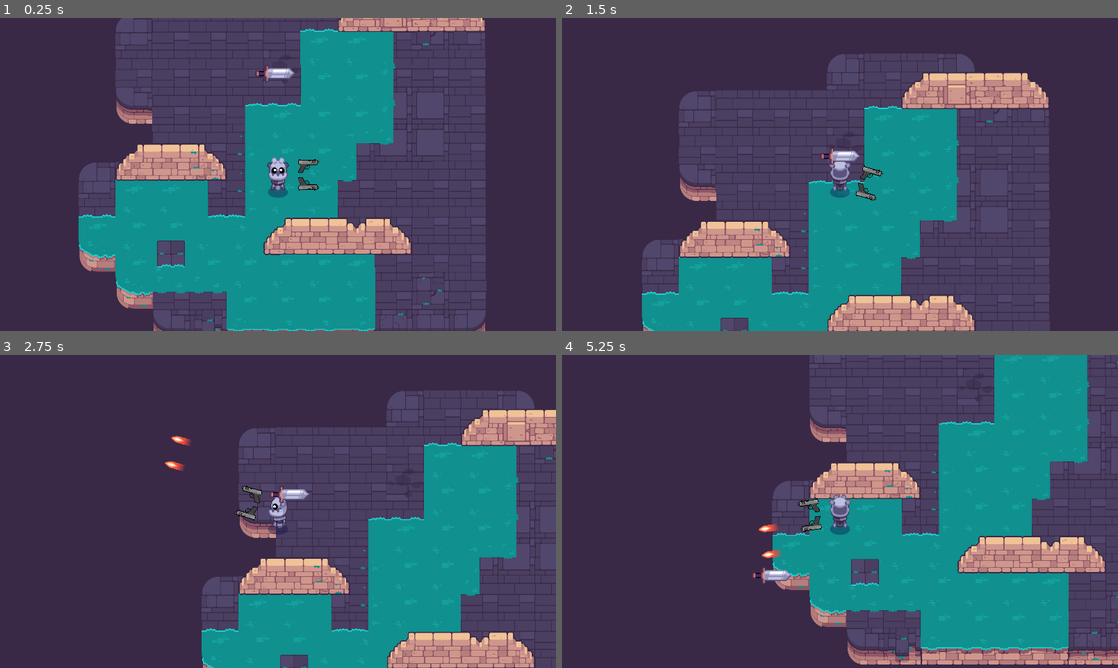
Above: before the commit, frames 1-4 (two rows, left to right).
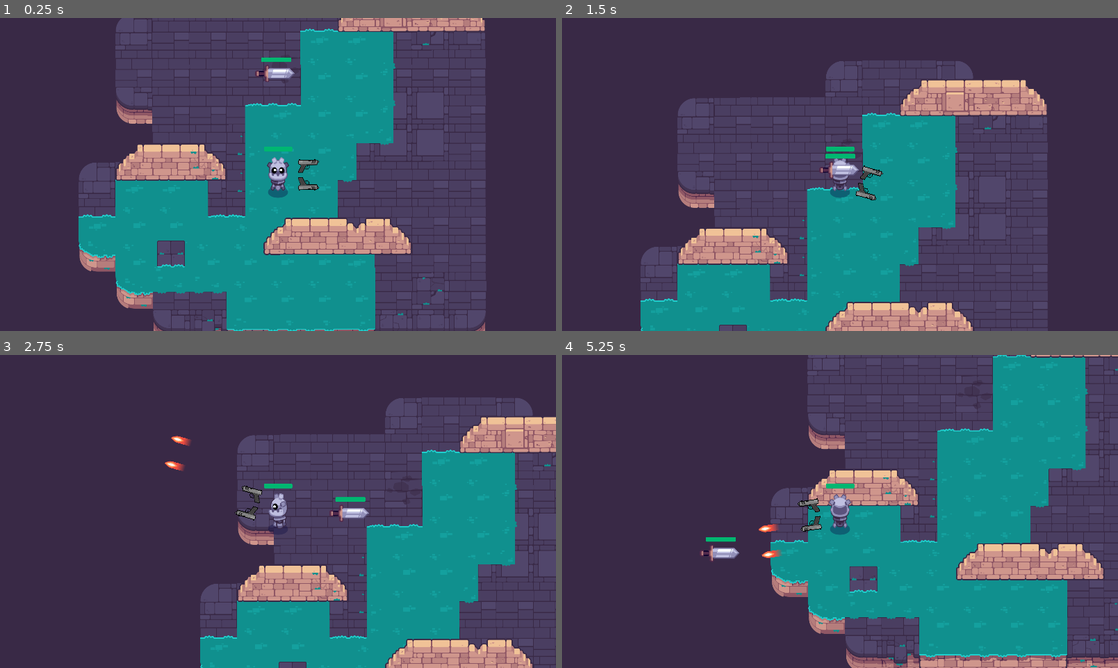
Above: after the commit, the same moments.

Repository: Tonykuang1028/Path-of-sorcerers-game
Game: Godot game, scene res://levels/test_room.tscn
Two runs of this game, one before a commit and one after it. Both use one fixed random seed, a clock stepped at 60 frames per second and the inputs below. The project has no main scene, so this scene is started directly.
Inputs (mouse positions are in pixels of both pictures, inside the frame that each line leads up to):
- Up to frame 1 (0.25 s): no input
- Up to frame 2 (1.5 s): tap Enter at 0.5 s; move the mouse to (812, 237) at 0.52 s; hold W (move_up) from 0.53 s (still down); click (812, 237) at 0.6 s; tap Space at 0.77 s; move the mouse to (1006, 221) at 1.27 s; tap Z at 1.35 s
- Up to frame 3 (2.75 s): tap Space at 1.52 s; move the mouse to (111, 464) at 2.02 s; release W (move_up) at 2.03 s; hold A (move_left) from 2.03 s (still down); click (111, 464) at 2.1 s
- Up to frame 4 (5.25 s): move the mouse to (867, 511) at 2.77 s; tap Z at 2.85, 4.35 s; click (867, 511) at 2.92 s; tap Space at 3.02, 3.77, 4.52 s; move the mouse to (756, 433) at 3.52 s; release A (move_left) at 3.53 s; hold S (move_down) 3.53-4.28 s; click (756, 433) at 3.6 s; move the mouse to (962, 495) at 4.27 s; hold D (move_right) 4.28-5.03 s; move the mouse to (728, 527) at 5.02 s; hold W (move_up) from 5.03 s (still down); click (728, 527) at 5.1 s

The runs differ from the first frame. In frame 1, 0.2% of the frame differs, in the area x 47-53%, y 12-43%; in frame 2, 14%; in frame 3, 12%; in frame 4, 14%, in the area x 24-100%, y 0-100%.

Commit message:
mob health and bullet damage

Diff:
--- a/M10.twin_stick_workbook/bullet.gd
+++ b/M10.twin_stick_workbook/bullet.gd
@@ -1,6 +1,8 @@
 extends Area2D
 
 var travelled_distance = 0
+
+var damage = 10
 
 func _physics_process(delta):
 	const SPEED = 1000
@@ -11,3 +13,17 @@
 	travelled_distance += SPEED * delta
 	if travelled_distance > RANGE:
 		queue_free()
+
+func _ready() -> void:
+	body_entered.connect(func (body: Node) -> void:
+		if body is Mob:
+			body.health -= damage
+	)
+
+
+
+
+func _on_body_entered(body: Node2D) -> void:
+	queue_free()
+	if body.has_method("take_damge"):
+		body.take_damage()
--- a/M10.twin_stick_workbook/levels/bullet.tscn
+++ b/M10.twin_stick_workbook/levels/bullet.tscn
@@ -24,3 +24,5 @@
 [node name="CollisionShape2D" type="CollisionShape2D" parent="."]
 rotation = 1.5708
 shape = SubResource("CapsuleShape2D_8sx0k")
+
+[connection signal="body_entered" from="." to="." method="_on_body_entered"]
--- a/M10.twin_stick_workbook/mobs/mob.gd
+++ b/M10.twin_stick_workbook/mobs/mob.gd
@@ -3,8 +3,10 @@
 @export var max_speed: = 500.0
 @export var acceleration: = 700.0
 @onready var _hit_box: Area2D = $HitBox
+@export var health := 100: set = set_health
 
 var _player: Player = null
+
 
 func _ready() -> void:
 	_hit_box.body_entered.connect(func(body: Node) -> void:
@@ -17,6 +19,9 @@
 			_player = null
 		)
 
+	set_health(health)
+
+
 func _physics_process(delta: float) -> void:
 	if _player == null:
 		velocity = velocity.move_toward(Vector2.ZERO, acceleration * delta)
@@ -28,3 +33,11 @@
 		velocity = velocity.move_toward(desired_velocity, acceleration * delta)
 
 	move_and_slide()
+
+func set_health(new_health: int) -> void:
+	health = new_health
+	if health <= 0:
+		die()
+
+func die() -> void:
+	queue_free()
--- a/M10.twin_stick_workbook/mobs/mob.tscn
+++ b/M10.twin_stick_workbook/mobs/mob.tscn
@@ -1,13 +1,21 @@
-[gd_scene load_steps=5 format=3 uid="uid://dwqm3cmsex5f0"]
+[gd_scene load_steps=6 format=3 uid="uid://dwqm3cmsex5f0"]
 
 [ext_resource type="Script" path="res://mobs/mob.gd" id="1_s8psm"]
 [ext_resource type="Texture2D" uid="uid://nohjoiah3jgr" path="res://mobs/sword_inactive.png" id="2_b3dia"]
 
-[sub_resource type="CircleShape2D" id="CircleShape2D_3dvdt"]
-radius = 72.4431
+[sub_resource type="CapsuleShape2D" id="CapsuleShape2D_o1g2w"]
+radius = 24.0
+height = 128.0
 
 [sub_resource type="CircleShape2D" id="CircleShape2D_g147t"]
-radius = 240.0
+radius = 296.108
+
+[sub_resource type="StyleBoxFlat" id="StyleBoxFlat_0wl8p"]
+bg_color = Color(1.15995e-05, 0.716772, 0.444782, 1)
+corner_radius_top_left = 4
+corner_radius_top_right = 4
+corner_radius_bottom_right = 4
+corner_radius_bottom_left = 4
 
 [node name="mob" type="CharacterBody2D"]
 motion_mode = 1
@@ -16,10 +24,27 @@
 [node name="Sprite2D" type="Sprite2D" parent="."]
 texture = ExtResource("2_b3dia")
 
-[node name="CollisionShape2D" type="CollisionShape2D" parent="."]
-shape = SubResource("CircleShape2D_3dvdt")
+[node name="DmgBox" type="CollisionShape2D" parent="."]
+rotation = -1.57079
+shape = SubResource("CapsuleShape2D_o1g2w")
 
 [node name="HitBox" type="Area2D" parent="."]
 
 [node name="CollisionShape2D" type="CollisionShape2D" parent="HitBox"]
 shape = SubResource("CircleShape2D_g147t")
+
+[node name="UI" type="Control" parent="."]
+layout_mode = 3
+anchors_preset = 0
+offset_right = 40.0
+offset_bottom = 40.0
+
+[node name="MobHealth" type="ProgressBar" parent="UI"]
+layout_mode = 0
+offset_left = -48.0
+offset_top = -56.0
+offset_right = 56.0
+offset_bottom = -40.0
+theme_override_styles/fill = SubResource("StyleBoxFlat_0wl8p")
+value = 100.0
+show_percentage = false
--- a/M10.twin_stick_workbook/player/player.tscn
+++ b/M10.twin_stick_workbook/player/player.tscn
@@ -9,6 +9,13 @@
 
 [sub_resource type="CircleShape2D" id="CircleShape2D_tgxcp"]
 radius = 24.74
+
+[sub_resource type="StyleBoxFlat" id="StyleBoxFlat_3leju"]
+bg_color = Color(1.15995e-05, 0.716772, 0.444782, 1)
+corner_radius_top_left = 4
+corner_radius_top_right = 4
+corner_radius_bottom_right = 4
+corner_radius_bottom_left = 4
 
 [node name="Player" type="CharacterBody2D"]
 position = Vector2(5.96046e-08, -7.10543e-15)
@@ -64,3 +71,19 @@
 scale = Vector2(0.444937, 0.451293)
 texture = ExtResource("6_06p43")
 flip_v = true
+
+[node name="UI" type="Control" parent="."]
+layout_mode = 3
+anchors_preset = 0
+offset_right = 40.0
+offset_bottom = 40.0
+
+[node name="MobHealth" type="ProgressBar" parent="UI"]
+layout_mode = 0
+offset_left = -50.9014
+offset_top = -96.0
+offset_right = 53.0986
+offset_bottom = -80.0
+theme_override_styles/fill = SubResource("StyleBoxFlat_3leju")
+value = 100.0
+show_percentage = false
Not shown: 1 places in M10.twin_stick_workbook/player/player.tscn that only renumber resources
